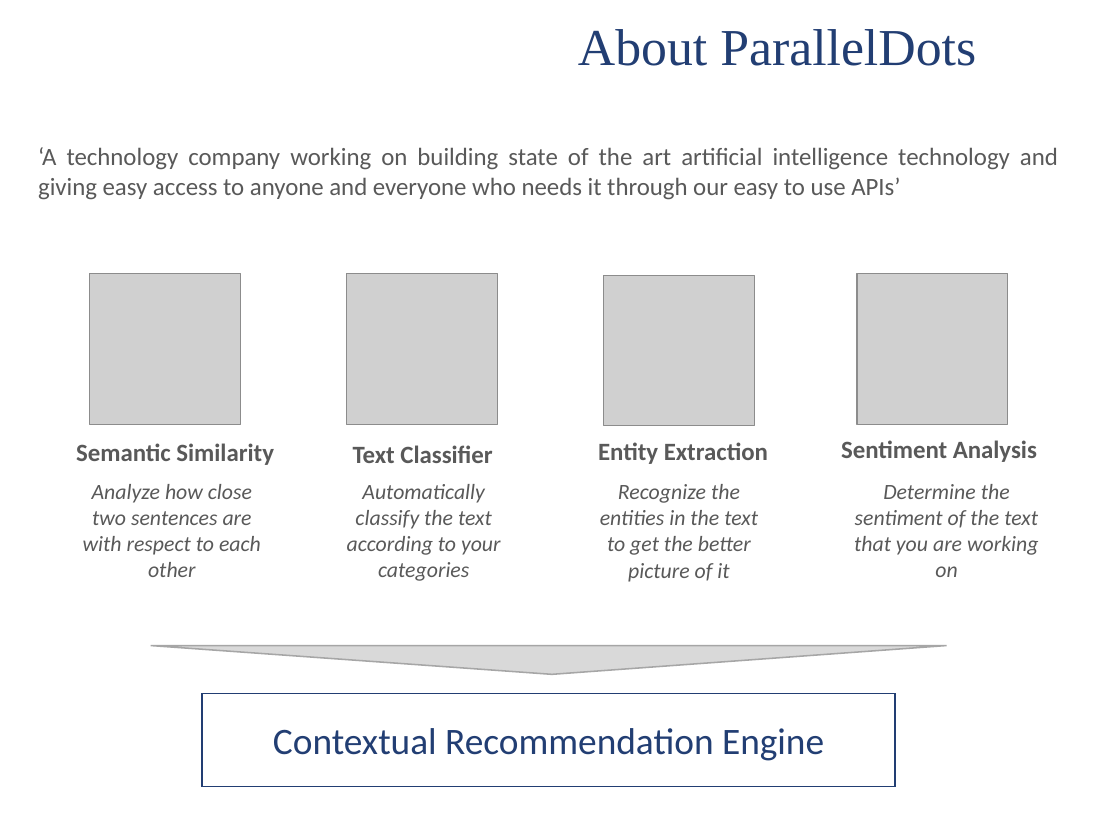
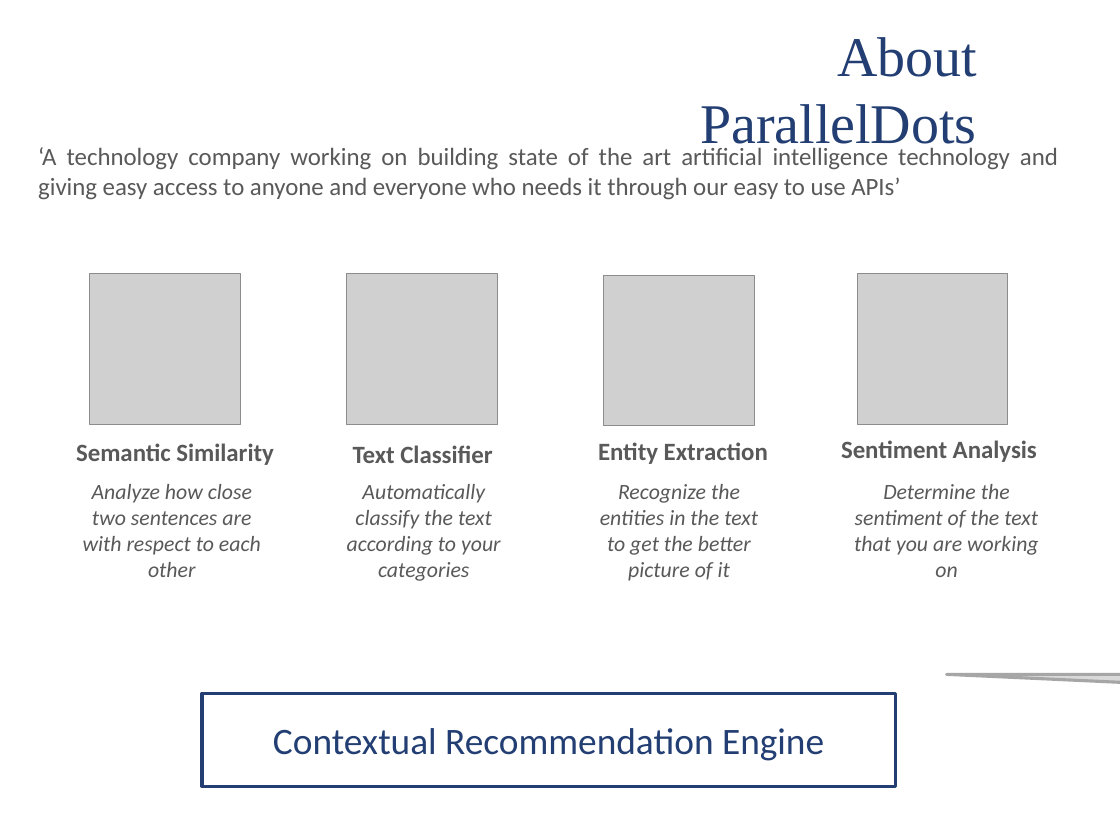
Before and after one commit to ParallelDots/Talks, a slide deck: slide 2 of Fifth_Element_Talk-Muktabh_Mayank.pptx. Drawn at 1120x840 pixels with LibreOffice and Linux fonts; fonts in the diff are those of the drawing; grey boxes stand for pictures; background and template pictures are left out. Boxes give left, top, right and bottom in pixels: in the first picture for what was removed or moved away, otherwise in the second. Text is boxed around its words. In the diff, an @@ line names an element or a change of style, - is before the commit and + after.

```diff
--- a/Fifth_Element_Talk-Muktabh_Mayank.pptx
+++ b/Fifth_Element_Talk-Muktabh_Mayank.pptx
@@ text "About ParallelDots" at [700, 37, 977, 154]: size 33.3 to 36 pt; line spacing 0.9 to 1 @@
@@ triangle removed at [151, 645, 948, 674] @@
@@ triangle added at [946, 674, 1120, 703], fill #D9D9D9, outline #A6A6A6 2 pt @@
```
Also in this commit, not shown: 12 other slides changed, 1 other file.
